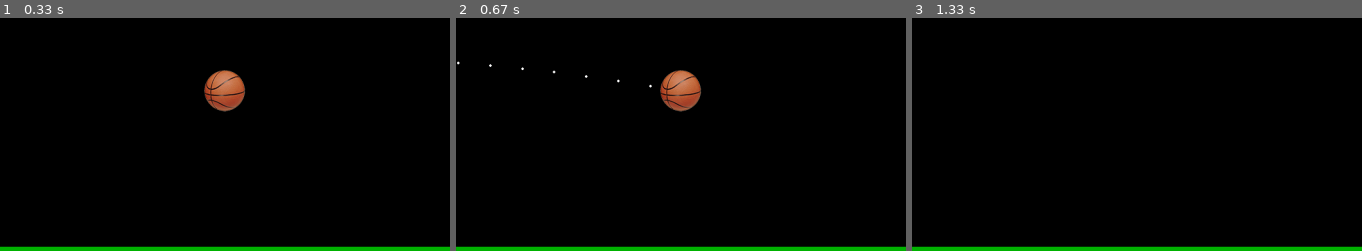
Above: before the commit, frames 1-3 (left to right).
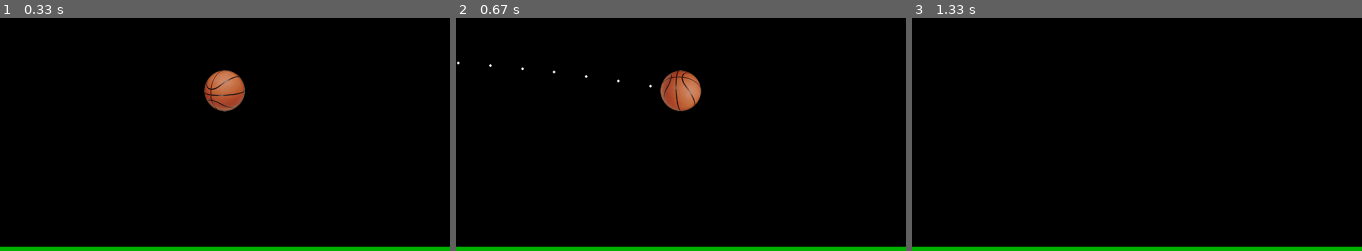
Above: after the commit, the same moments.

Repository: IGNITE-Pathways/Hoops
Game: pygame game, started from Pygame Hoops.py
Two runs of this game, one before a commit and one after it. Both use one fixed random seed, a clock stepped at 60 frames per second and the inputs below.
Inputs (mouse positions are % of the whole screen's width and height, from its top left):
- Up to frame 1 (0.33 s): no input
- Up to frame 2 (0.67 s): press the mouse at (26, 47) at 0.37 s; move the mouse to (43, 58) at 0.47 s; release the mouse at (60, 70) at 0.6 s
- Up to frame 3 (1.33 s): no input
The pictures show only the part of the screen within x 6-56%, y 38-88%; the shares and areas given below are measured in that part.

Frame 1 is identical in both runs. In frame 2, 0.9% of the frame differs, in the area x 45-55%, y 22-41%; in frame 3, nothing differs.

Commit message:
Fix for ball rotation and rim collision

Diff:
--- a/Pygame Hoops.py
+++ b/Pygame Hoops.py
@@ -200,14 +200,16 @@
                         pygame.display.update()
             elif event.type == pygame.MOUSEMOTION:
                 if shoot:
-                    reset_field((starting_ball_pos[0]-round(ball_size/2),starting_ball_pos[1]-round(ball_size/2)))
+                    degree=round(round(starting_ball_pos[0]%(34*3))/3)
+                    reset_field((starting_ball_pos[0]-round(ball_size/2),starting_ball_pos[1]-round(ball_size/2)),degree=degree)
                     lastPos=(event.pos[0],event.pos[1])
                     path, velocity, collision_point, vx, vy = calc_trajectory(lastPos)
                     for p in path:
                         pygame.draw.circle(screen,(white),(p[0],p[1]),2)
                         pygame.display.update()
             elif event.type == pygame.MOUSEBUTTONUP:
-                reset_field((starting_ball_pos[0]-round(ball_size/2),starting_ball_pos[1]-round(ball_size/2)))
+                degree=round(round(starting_ball_pos[0]%(34*3))/3)
+                reset_field((starting_ball_pos[0]-round(ball_size/2),starting_ball_pos[1]-round(ball_size/2)),degree=degree)
                 if event.button==1:
                     path, velocity, collision_point, vx, vy  = calc_trajectory(lastPos)
                     process_path(path, velocity, collision_point, vx, vy)
